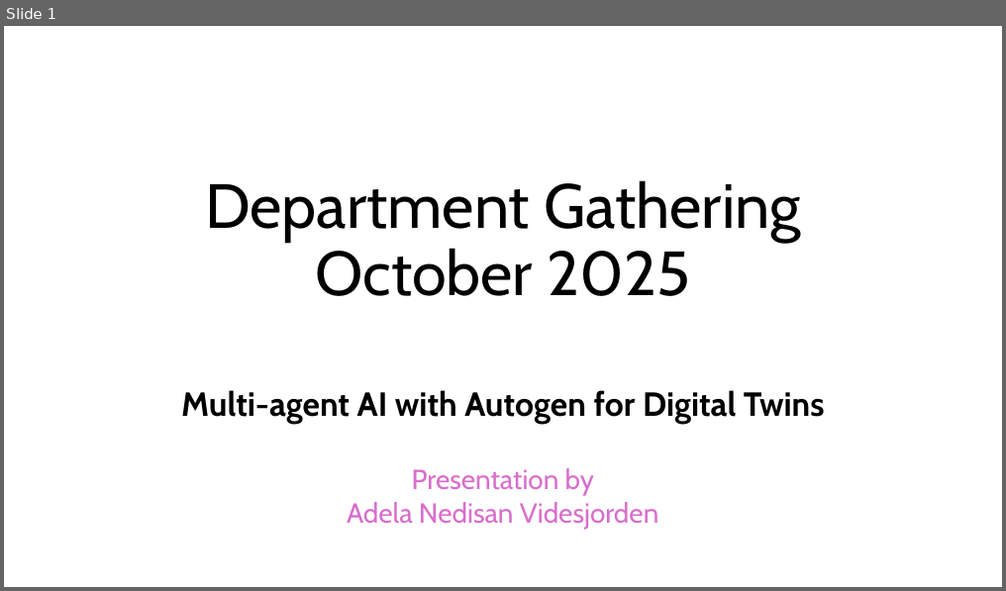
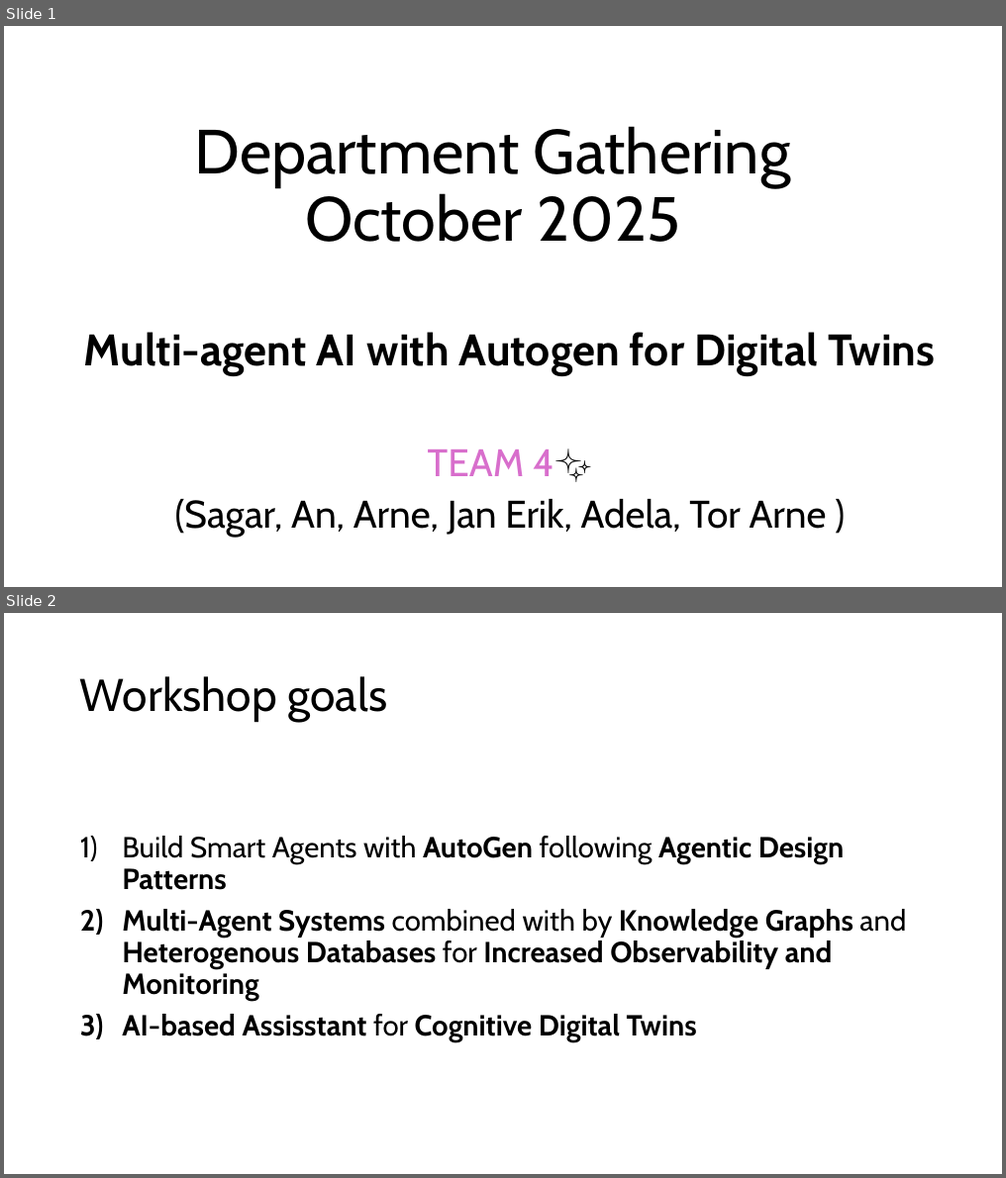
Before and after one commit to adelanv/DepartmentGathering-2025, a slide deck: Multi-agent4DT.pptx. Shown one above the other, each under a label of ours: slide 1 before the commit, slides 1 and 2 after it. The pictures are 1006x591 and 1006x1178 pixels, drawn with LibreOffice and Linux fonts; fonts in the diff are those of the drawing. Boxes give left, top, right and bottom in pixels: in the first picture for what was removed or moved away, otherwise in the second. Text is boxed around its words. In the diff, an @@ line names an element or a change of style, - is before the commit and + after.

```diff
--- a/Multi-agent4DT.pptx
+++ b/Multi-agent4DT.pptx
@@ slide 2 added at box(4, 613, 1002, 1174), background #FFFFFF @@
@@ title added at box(80, 676, 388, 722), 44 pt, text #000000 @@
+Workshop goals
@@ text added at box(122, 836, 906, 1043), 28 pt, text #000000, bold @@
+1) Build Smart Agents with AutoGen following Agentic Design Patterns
+2) Multi-Agent Systems combined with by Knowledge Graphs and Heterogenous Databases for Increased Observability and Monitoring
+3) AI-based Assisstant for Cognitive Digital Twins
@@ slide 1 changed as well @@
@@ title "Department Gathering October 2025": place and size @@
-title "Department Gathering October 2025" at box(205, 180, 801, 296)
+title "Department Gathering October 2025" at box(195, 126, 791, 242)
@@ subtitle "Multi-agent AI with Autogen for ...": place and size @@
-subtitle "Multi-agent AI with Autogen for ..." at box(181, 390, 825, 530)
+subtitle "Multi-agent AI with Autogen for ..." at box(84, 332, 935, 537)
@@ subtitle at box(84, 332, 935, 375): size 32.2 to 42.5 pt in "Multi-agent AI with Autogen for Digital Twins"; line spacing 0.7 to 0.9 @@
@@ subtitle at box(175, 449, 827, 537): text changed; size 26.6 to 37 pt; text colour #D86ECC to #000000 @@
-Presentation by
-Adela Nedisan Videsjorden
+TEAM 4✨
+(Sagar, An, Arne, Jan Erik, Adela, Tor Arne )
```
Also in this commit, not shown: 1 other slide changed, 10 other slides added, 1 slide removed, 1 other file.
